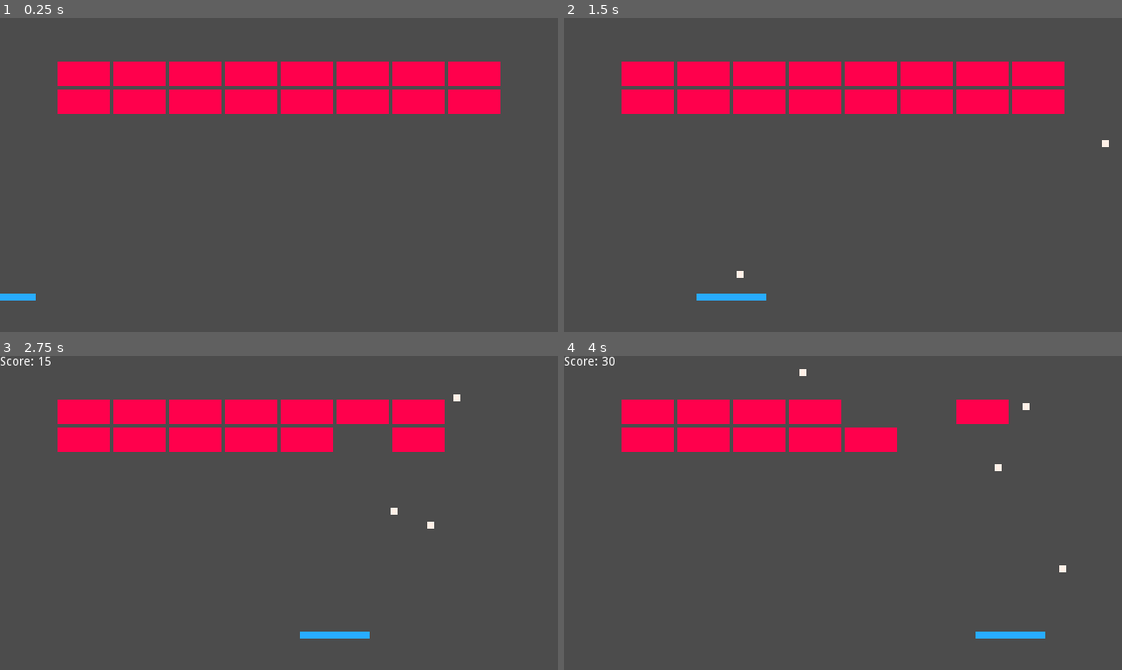
Above: before the commit, frames 1-4 (two rows, left to right).
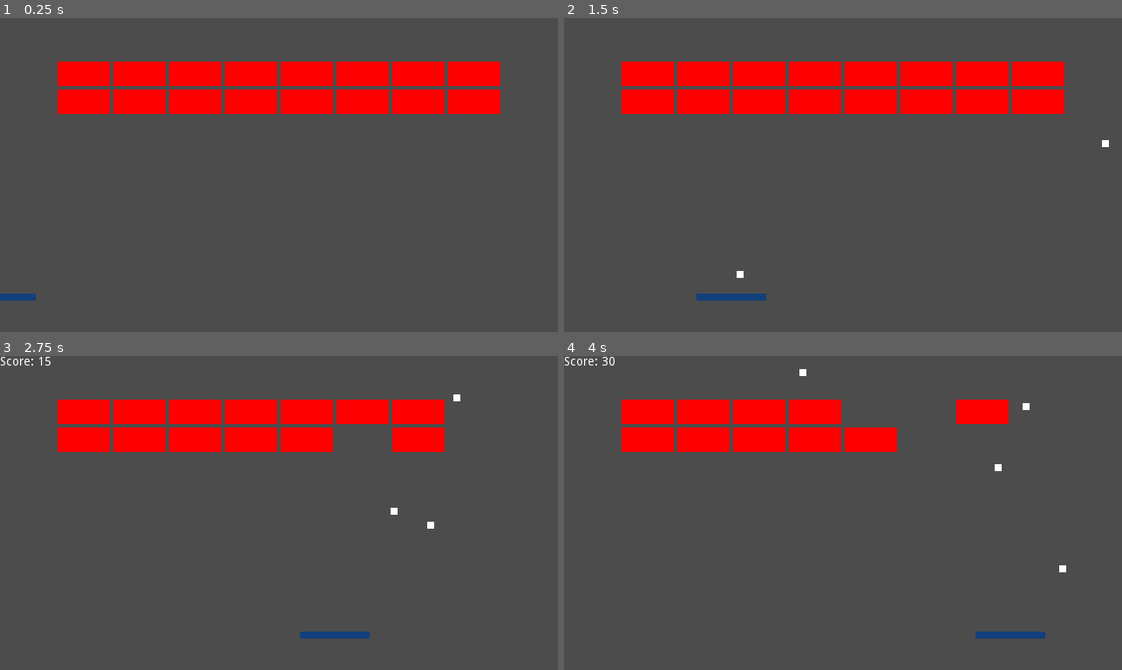
Above: after the commit, the same moments.

Repository: Boyquotes/godot-bricks
Game: Godot game, scene res://levels/World.tscn
Two runs of this game, one before a commit and one after it. Both use one fixed random seed, a clock stepped at 60 frames per second and the inputs below.
Inputs (mouse positions are in pixels of both pictures, inside the frame that each line leads up to):
- Up to frame 1 (0.25 s): no input
- Up to frame 2 (1.5 s): tap Enter at 0.5 s; move the mouse to (965, 159) at 0.52 s; click (965, 159) at 0.67 s; move the mouse to (731, 190) at 1.27 s; click (731, 190) at 1.42 s
- Up to frame 3 (2.75 s): move the mouse to (334, 443) at 2.02 s; click (334, 443) at 2.17 s
- Up to frame 4 (4 s): move the mouse to (815, 575) at 2.77 s; click (815, 575) at 2.92 s; move the mouse to (1010, 560) at 3.52 s; click (1010, 560) at 3.67 s

The runs differ from the first frame. In frame 1, 12% of the frame differs, in the area x 0-90%, y 13-90%; in frame 2, 12%, in the area x 10-90%, y 13-90%; in frame 3, 9.8%; in frame 4, 7.6%.

Commit message:
Colouring the sprites using shaders
This means the bricks can be coloured differently by code

Diff:
--- /dev/null
+++ b/assets/shaders/Colour.shader
@@ -0,0 +1,7 @@
+shader_type canvas_item;
+
+uniform vec4 colour : hint_color;
+
+void fragment() {
+  COLOR.rgb = colour.rgb;
+}
--- a/levels/World.tscn
+++ b/levels/World.tscn
@@ -17,70 +17,53 @@
 polygon = PoolVector2Array( 0, 384, 0, 0, 640, 0, 640, 384, 704, 384, 704, -64, -64, -64, -64, 384 )
 
 [node name="Bricks" type="Node2D" parent="."]
-editor/display_folded = true
 
 [node name="Brick" parent="Bricks" instance=ExtResource( 3 )]
-editor/display_folded = false
 position = Vector2( 96, 64 )
 
 [node name="Brick14" parent="Bricks" instance=ExtResource( 3 )]
-editor/display_folded = false
 position = Vector2( 544, 96 )
 
 [node name="Brick15" parent="Bricks" instance=ExtResource( 3 )]
-editor/display_folded = false
 position = Vector2( 480, 96 )
 
 [node name="Brick16" parent="Bricks" instance=ExtResource( 3 )]
-editor/display_folded = false
 position = Vector2( 160, 96 )
 
 [node name="Brick2" parent="Bricks" instance=ExtResource( 3 )]
-editor/display_folded = false
 position = Vector2( 416, 96 )
 
 [node name="Brick3" parent="Bricks" instance=ExtResource( 3 )]
-editor/display_folded = false
 position = Vector2( 352, 96 )
 
 [node name="Brick4" parent="Bricks" instance=ExtResource( 3 )]
-editor/display_folded = false
 position = Vector2( 288, 96 )
 
 [node name="Brick5" parent="Bricks" instance=ExtResource( 3 )]
-editor/display_folded = false
 position = Vector2( 224, 96 )
 
 [node name="Brick6" parent="Bricks" instance=ExtResource( 3 )]
-editor/display_folded = false
 position = Vector2( 96, 96 )
 
 [node name="Brick7" parent="Bricks" instance=ExtResource( 3 )]
-editor/display_folded = false
 position = Vector2( 544, 64 )
 
 [node name="Brick8" parent="Bricks" instance=ExtResource( 3 )]
-editor/display_folded = false
 position = Vector2( 480, 64 )
 
 [node name="Brick9" parent="Bricks" instance=ExtResource( 3 )]
-editor/display_folded = false
 position = Vector2( 416, 64 )
 
 [node name="Brick10" parent="Bricks" instance=ExtResource( 3 )]
-editor/display_folded = false
 position = Vector2( 352, 64 )
 
 [node name="Brick11" parent="Bricks" instance=ExtResource( 3 )]
-editor/display_folded = false
 position = Vector2( 288, 64 )
 
 [node name="Brick12" parent="Bricks" instance=ExtResource( 3 )]
-editor/display_folded = false
 position = Vector2( 224, 64 )
 
 [node name="Brick13" parent="Bricks" instance=ExtResource( 3 )]
-editor/display_folded = false
 position = Vector2( 160, 64 )
 
 [node name="Score" type="Label" parent="."]
--- /dev/null
+++ b/objects/Brick.gd
@@ -0,0 +1,17 @@
+extends StaticBody2D
+
+var lives = 1
+const colours = {
+  1: "red",
+  2: "orange",
+  3: "yellow",
+  4: "limegreen",
+  5: "green"
+}
+
+# Called when the node enters the scene tree for the first time.
+func _ready():
+  set_colour()
+
+func set_colour():
+  $Sprite.modulate = ColorN(colours[lives])
--- a/objects/Brick.tscn
+++ b/objects/Brick.tscn
@@ -1,6 +1,7 @@
-[gd_scene load_steps=3 format=2]
+[gd_scene load_steps=4 format=2]
 
-[ext_resource path="res://assets/textures/sprites/brick.png" type="Texture" id=1]
+[ext_resource path="res://objects/Brick.gd" type="Script" id=1]
+[ext_resource path="res://assets/textures/sprites/brick.png" type="Texture" id=2]
 
 [sub_resource type="RectangleShape2D" id=1]
 extents = Vector2( 15, 7 )
@@ -8,14 +9,17 @@
 [node name="Brick" type="StaticBody2D" groups=[
 "bricks",
 ]]
-editor/display_folded = true
+position = Vector2( 0, -0.110182 )
 scale = Vector2( 2, 2 )
+script = ExtResource( 1 )
 __meta__ = {
 "_edit_group_": true
 }
 
 [node name="Sprite" type="Sprite" parent="."]
-texture = ExtResource( 1 )
+modulate = Color( 1, 0, 0, 1 )
+texture = ExtResource( 2 )
 
 [node name="Collision" type="CollisionShape2D" parent="."]
+visible = false
 shape = SubResource( 1 )
--- a/objects/Paddle.tscn
+++ b/objects/Paddle.tscn
@@ -13,10 +13,12 @@
 }
 
 [node name="Sprite" type="Sprite" parent="."]
+modulate = Color( 0.0745098, 0.254902, 0.490196, 1 )
 scale = Vector2( 2, 2 )
 texture = ExtResource( 2 )
 
 [node name="Collision" type="CollisionShape2D" parent="."]
+visible = false
 shape = SubResource( 1 )
 
 [node name="Anchor" type="Position2D" parent="."]
Binary file changed: assets/textures/sprites/ball.png
Binary file changed: assets/textures/sprites/brick.png
Binary file changed: assets/textures/sprites/paddle.png
Not shown, added: .gitignore
